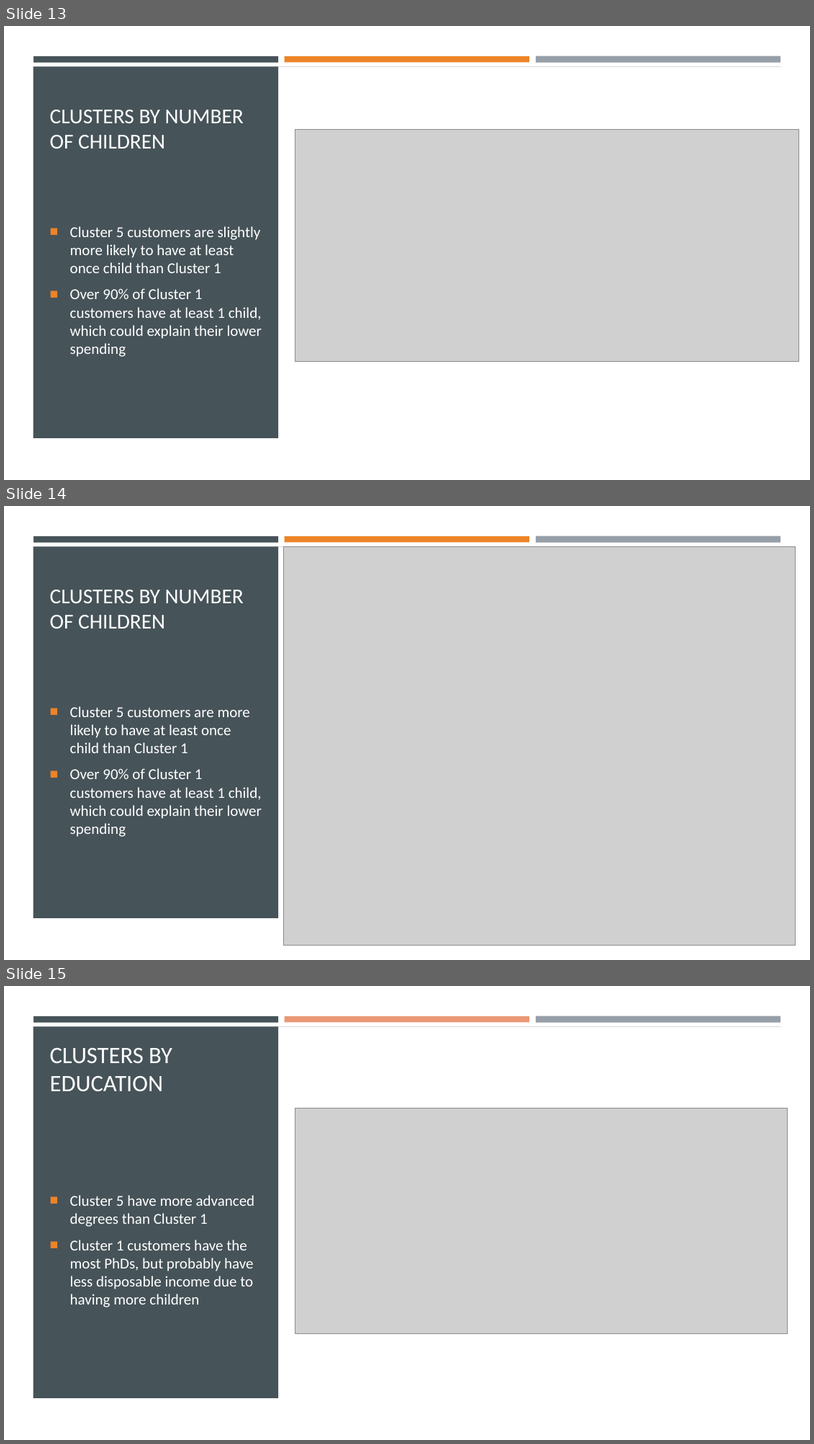
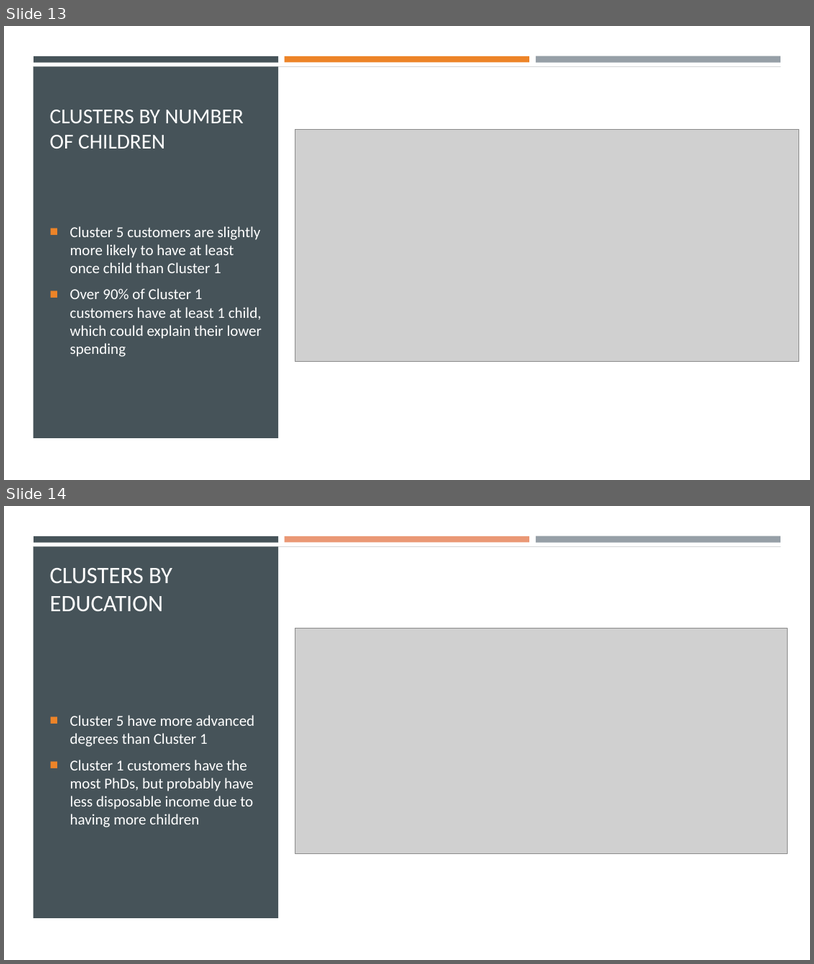
Before and after one commit to dapopov-st/store-customer-segmentation, a slide deck: Customer-Segmentation-Presentation.pptx. Shown one above the other, each under a label of ours: slides 13, 14 and 15 before the commit, slides 13 and 14 after it. The pictures are 814x1444 and 814x964 pixels, drawn with LibreOffice and Linux fonts; fonts in the diff are those of the drawing; grey boxes stand for pictures. Boxes give left, top, right and bottom in pixels: in the first picture for what was removed or moved away, otherwise in the second. Text is boxed around its words. In the diff, an @@ line names an element or a change of style, - is before the commit and + after.

Commit message:
modify presentation

```diff
--- a/Customer-Segmentation-Presentation.pptx
+++ b/Customer-Segmentation-Presentation.pptx
@@ slide 14 removed at bbox=[4, 506, 810, 960], background #FFFFFF; not listed: 3 template elements that a slide beside it also shows @@
@@ rectangle removed at bbox=[4, 546, 810, 960] @@
@@ rectangle removed at bbox=[33, 546, 278, 918] @@
@@ picture removed at bbox=[284, 546, 796, 944] @@
@@ rectangle removed at bbox=[285, 536, 530, 542] @@
@@ title removed at bbox=[50, 590, 244, 628] @@
-CLUSTERS BY NUMBER OF CHILDREN
@@ text removed at bbox=[70, 706, 262, 836] @@
-■ Cluster 5 customers are more likely to have at least once child than Cluster 1
-■ Over 90% of Cluster 1 customers have at least 1 child, which could explain their lower spending
@@ what was slide 15 is now slide 14 @@
```
Also in this commit, not shown: 1 other file.
